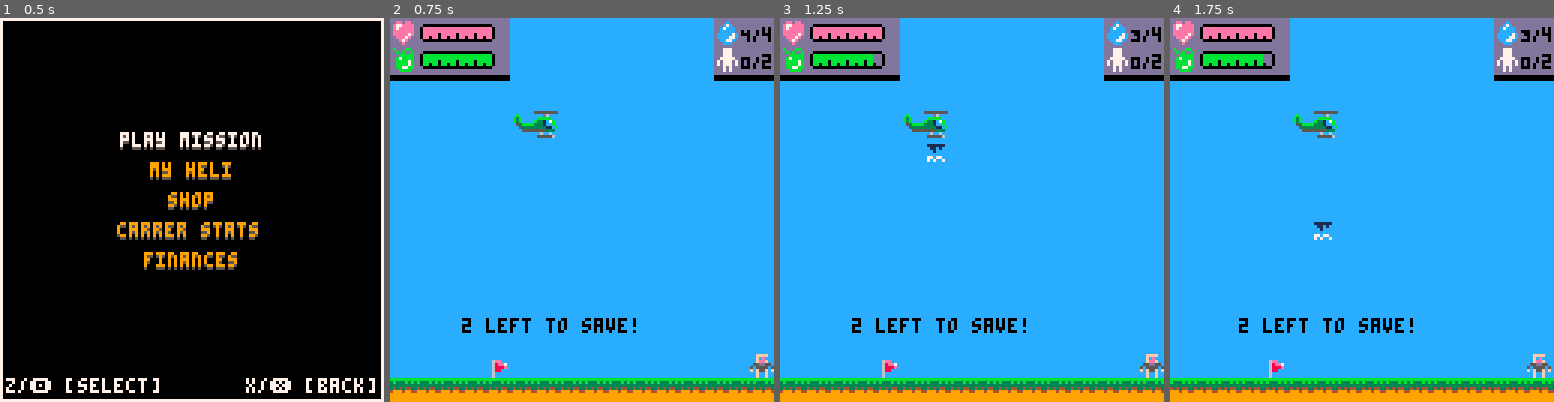
Above: before the commit, frames 1-4 (left to right).
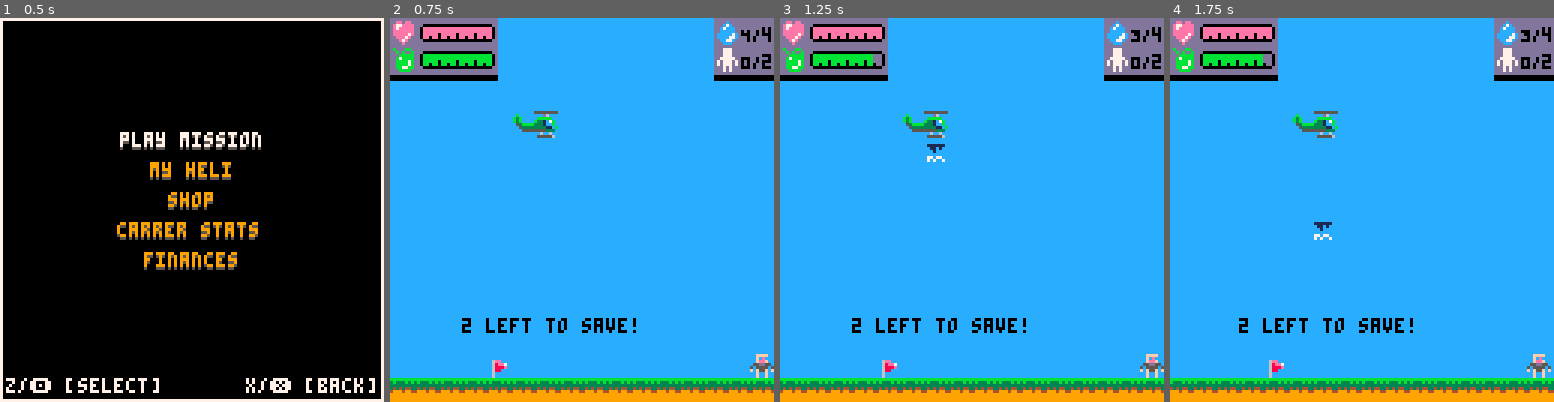
Above: after the commit, the same moments.

Repository: NinetiesPaul/PicoRescue
Game: PICO-8 cartridge picorescue.p8
The game is run twice, just before and just after one commit, with the same random seed, the same clock (stepped at 60 frames per second) and the same inputs.
Inputs:
- Up to frame 1 (0.5 s): tap X (X key) at 0.33 s
- Up to frame 2 (0.75 s): tap O (Z key) at 0.7 s
- Up to frame 3 (1.25 s): tap X (X key) at 1.07 s
- Up to frame 4 (1.75 s): hold Right from 1.6 s (still down); tap O (Z key) at 1.7 s

Frame 1 is identical in both runs. In frame 2, 0.5% of the frame differs, in the area x 28-32%, y 0-17%; in frame 3, 0.5%; in frame 4, 0.5%.

Commit message:
sprite changes

Diff:
--- a/picorescue.p8
+++ b/picorescue.p8
@@ -119,7 +119,7 @@
 		["normal"] = {170,200,220,330,370,420,510,520,530,560},
 		["hard"] = {200,220,330,370,410,460,510,530,560,610,630,660,700,730}
 	}
-	all_wounds =
+	excoriation =
 	{
 		["arms"] =
 		{
@@ -132,7 +132,7 @@
 				["taped"] = false,
 				["under_clothing"] = false,
 				["triaged"] = false,
-				["spr"] = 132
+				["spr"] = 082
 			},
 			{
 				["x"] = 36,
@@ -143,7 +143,7 @@
 				["taped"] = false,
 				["under_clothing"] = true,
 				["triaged"] = false,
-				["spr"] = 133
+				["spr"] = 083
 			},
 			{
 				["x"] = 36,
@@ -154,8 +154,25 @@
 				["taped"] = false,
 				["under_clothing"] = true,
 				["triaged"] = false,
-				["spr"] = 134
+				["spr"] = 084
 			}
+		}
+	}
+	fractures =
+	{
+		["arms"] =
+		{
+			{
+				["x"] = 36,
+				["y"] = 62,
+				["ice_applied"] = false,
+				["bleeding"] = true,
+				["dressed"] = false,
+				["taped"] = false,
+				["under_clothing"] = true,
+				["triaged"] = false,
+				["spr"] = 083
+			},
 		}
 	}
 
@@ -321,17 +338,11 @@
 			spr(001,player.x,player.y+i*8)
 		end
 
-		for i = 0, 4 do
-			spr(060,0 + i * 8, 0)
-			spr(060,0 + i * 8, 8)
-			palt(0, false) palt(7, true) spr(061,0 + i * 8, 16) palt()
-		end
-
-		for i = 0, 2 do
-			spr(060,108 + i * 8, 0)
-			spr(060,108 + i * 8, 8)
-			palt(0, false) palt(7, true) spr(061,108 + i * 8, 16) palt()
-		end
+		palt(0, false) rectfill(0, 0, 35, 20, 0) palt()
+		rectfill(0, 0, 35, 18, 13)
+
+		palt(0, false) rectfill(108, 0, 127, 20, 0) palt()
+		rectfill(108, 0, 127, 18, 13)
 
 		health = player.rotor_health/player.max_rotor_health
 		rotor_health_bar_length = (health == 1) and 22 or
@@ -364,17 +375,17 @@
 		palt(0, false) palt(2, true) spr(028, 10, 9, 4, 1) palt()
 
 		spr(048,108,1)
-		water_drop_spr = (player.water_cap == 0) and 096 or
-		(player.water_cap == 1) and 097 or
-		(player.water_cap == 2) and 098 or
-		(player.water_cap == 3) and 099 or
-		(player.water_cap == 4) and 100 or 101
+		water_drop_spr = (player.water_cap == 0) and 043 or
+		(player.water_cap == 1) and 044 or
+		(player.water_cap == 2) and 045 or
+		(player.water_cap == 3) and 059 or
+		(player.water_cap == 4) and 060 or 061
 		pal(7,0) spr(water_drop_spr,116,0) pal()
 		print(player.max_water_cap,124,3,0)
 
 		spr(032,108,10)
-		occup_spr = (player.occup == 0) and 096 or
-		(player.occup == 1) and 097 or 098
+		occup_spr = (player.occup == 0) and 043 or
+		(player.occup == 1) and 044 or 045
 		pal(7,0) spr(occup_spr,116,9) pal()
 		print(player.max_occup,124,12,0)
 
@@ -918,7 +929,7 @@
 				civ.distance = 0
 				civ.closer_to_player = false
 				civ.clock = 0
-				civ.name = rnd({"aNNA", "fRANK", "jOE", "jOHN", "pAULIE", "mARTHA", "bRUCE", "cLARK", "tONY", "mARY"})
+				civ.name = rnd({"aNNA", "fRANK", "jOE", "jOHN", "pAULIE", "mARTHA", "bRUCE", "cLARK", "tONY", "mARY", "aNGELA"})
 				local wounds = {}
 
 				civ_is_wounded = flr(rnd(3) + 1) -- debug flr(rnd(4)) -- wip: use rng to flag civ as wounded
@@ -926,18 +937,18 @@
 					wound_type = rnd({"arms"}) -- wip: add legs
 
 					for i = 1, civ_is_wounded do
-						for k,v in pairs(all_wounds) do
+						for k,v in pairs(excoriation) do
 							if k == wound_type then
 								local wound = {
-									["x"] = v[i].x,
-									["y"] = v[i].y,
-									["cleaned"] = v[i].cleaned,
-									["bleeding"] = v[i].bleeding,
-									["dressed"] = v[i].dressed,
-									["taped"] = v[i].taped,
-									["under_clothing"] = v[i].under_clothing,
-									["triaged"] = v[i].triaged,
-									["spr"] = v[i].spr,
+									x = v[i].x,
+									y = v[i].y,
+									cleaned = v[i].cleaned,
+									bleeding = v[i].bleeding,
+									dressed = v[i].dressed,
+									taped = v[i].taped,
+									under_clothing = v[i].under_clothing,
+									triaged = v[i].triaged,
+									spr = v[i].spr,
 								}
 								add(wounds, wound)
 							end
@@ -1170,7 +1181,7 @@
 		local smoke = {}
 		smoke.x = fire.x
 		smoke.y = fire.y - fire.smk_h * 8
-		smoke.spr = 064
+		smoke.spr = 049
 		smoke.damage = 0.175
 		add(smoke_pcs, smoke)
 	end
@@ -1192,8 +1203,8 @@
 
 function move_smoke(smoke)
 	smoke.y -= 0.95
-	if (smoke.y < 68) smoke.spr = 065 smoke.damage = 0.050
-	if (smoke.y < 56) smoke.spr = 066 smoke.damage = 0.025
+	if (smoke.y < 68) smoke.spr = 050 smoke.damage = 0.050
+	if (smoke.y < 56) smoke.spr = 051 smoke.damage = 0.025
 
 	if (player.mvn_dir == "left") smoke.x += player.speed_x
 	if (player.mvn_dir == "right") smoke.x -= player.speed_x
@@ -1479,17 +1490,17 @@
 
 
 __gff__
-0000000000000000000000000000000000000000000000000000000000000000000101010100000000000000000000000000000000000000000000010000000000000000000000000000000000000000000000000000000000000000000000000000000000000000000000000000000000000000000000000000000000000000
-0000000000000000000000000000000000000000000000000000000000000000000000000000000000000000000000000000000000000000000000000000000000000000000000000000000000000000000000000000000000000000000000000000000000000000000000000000000000000000000000000000000000000000
-…(12 lines of a section not shown)…
+0000000000000000000000000000000100000000000000000000000000000000000101010100000000000000000000000000000000000000000000000000000000000000000000000000000000000000000000000000000000000000000000000000000000000000000000000000000000000000000000000000000000000000
+0000000000000000000000000000000000000000000000000000000000000000000000000000000000000000000000000000000000000000000000000000000000000000000000000000000000000000000000000000000000000000000000000000000000000000000000000000000000000000000000000000000000080022
+…(12 lines of a section not shown)…
Not shown, changed: 63 lines of the sprite sheet (__gfx__) section of picorescue.p8
